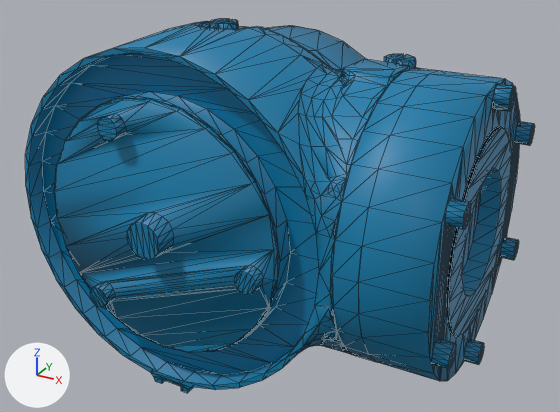
Before and after pictures for a commit that changed the COLLADA model motoman_gp4_support/meshes/gp4/collision/link_5_b.dae.
The view is the same before and after, from a 50 mm lens placed at (0.1023, -0.1632, 0.0772), pointed at (0.0139, -0.0026, -0.0032). The lights are fixed; the arrows at lower left show +X, +Y and +Z. Mesh edges are drawn as thin lines. Where no turn or scale is listed for an object, it has been applied to the vertices.

Names of what the first picture shows: 'f_1-06vx4-a00_lk5'.
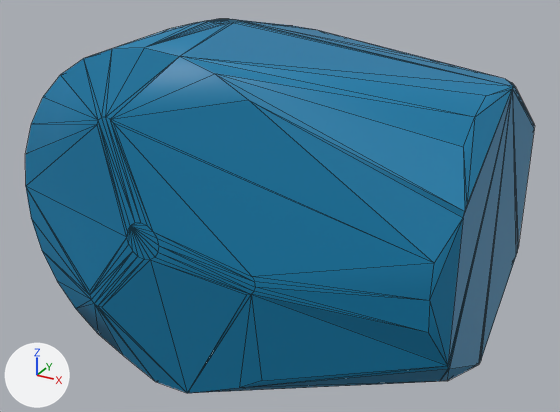
What differs and where, as boxes (x1, y1, x2, y2) in the pictures (560 x 412 px):
part 1 of me_f_1_06vx4_a00_lk5_1, deleted (blue)
    before: (447, 128, 511, 336)
part 2 of me_f_1_06vx4_a00_lk5_1, deleted (blue)
    before: (25, 19, 535, 393)

The edits, one by one:
me_f_1_06vx4_a00_lk5_1 is used by ob_f_1_06vx4_a00_lk5; location (-0.29, 0.0, -0.605).
me_f_1_06vx4_a00_lk5_1 had 2014 vertices, 3823 faces and spanned x 0.2473..0.3584, y -0.041..0.0375, z 0.561..0.648.
me_f_1_06vx4_a00_lk5_1 now has 207 vertices, 410 faces and spans x 0.2473..0.3584, y -0.041..0.0375, z 0.561..0.648.
me_f_1_06vx4_a00_lk5_1 part 1: the loose piece of 64 vertices spanning x 0.3506..0.3555, y -0.0242..0.0242, z 0.5808..0.6292 is deleted.
me_f_1_06vx4_a00_lk5_1 part 2: 1743 vertices removed from x 0.2492..0.3584, y -0.0395..0.0354, z 0.561..0.6477.
